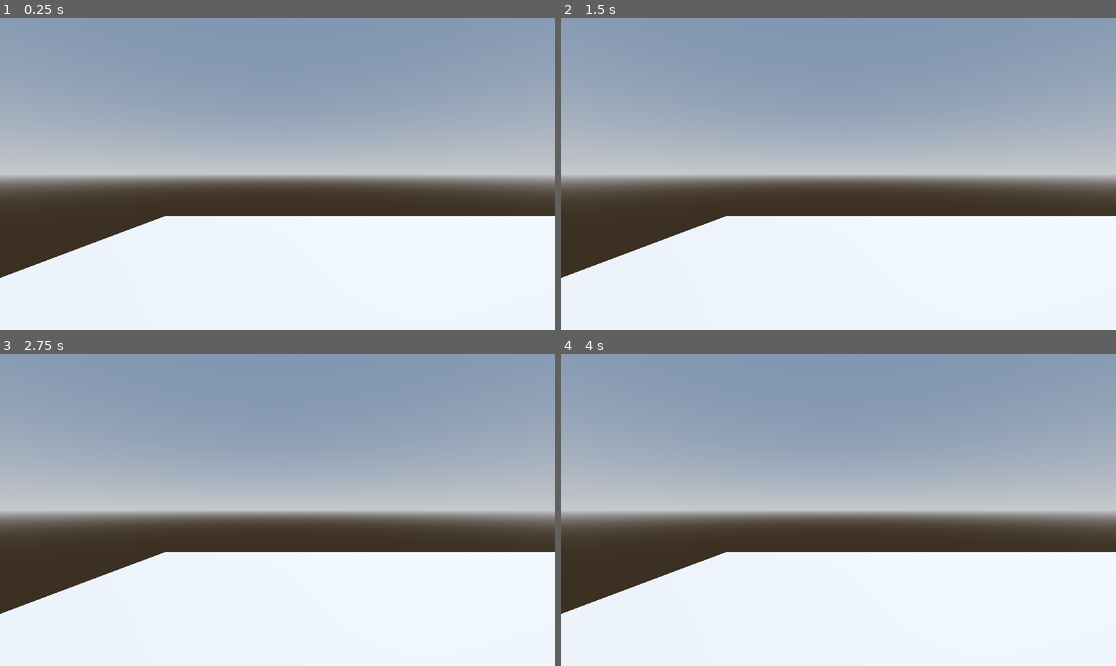
Above: before the commit, frames 1-4 (two rows, left to right).
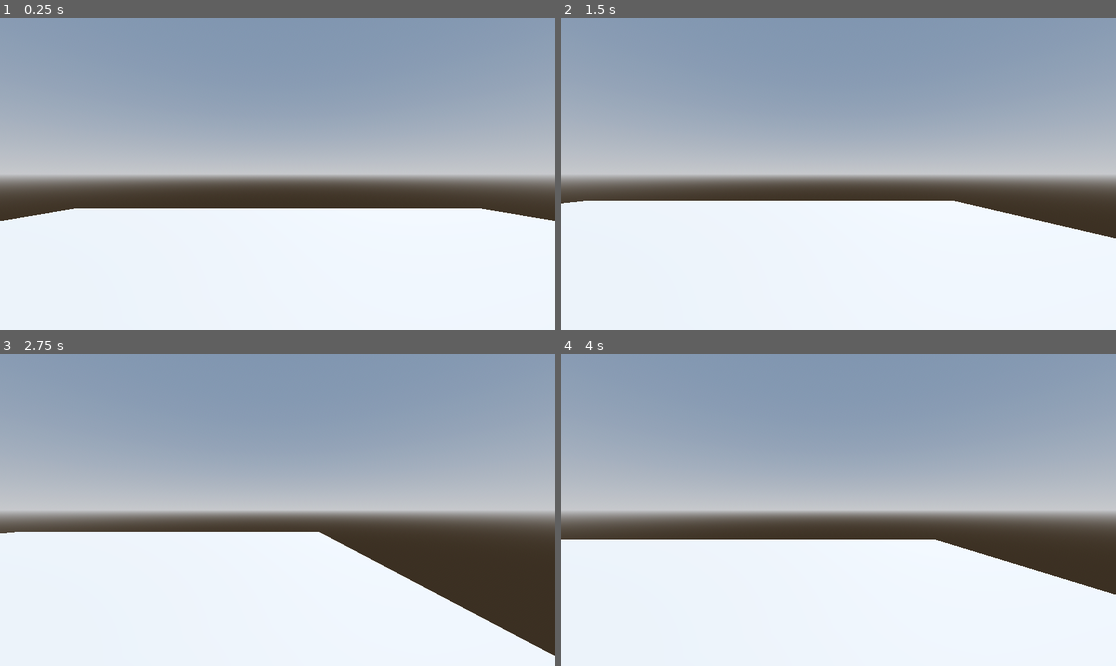
Above: after the commit, the same moments.

Repository: drokii/godot-funny-repo
Game: Godot game, scene res://node_3d.tscn
Same seed, same stepped clock (60 frames per second), same inputs: the game is played once before the commit and once after it.
Inputs:
- Up to frame 1 (0.25 s): no input
- Up to frame 2 (1.5 s): tap Enter (ui_accept) at 0.5, 0.6, 0.77, 1.07, 1.35 s; hold Right (ui_right) 0.53-1.28 s; hold Down (ui_down) from 1.28 s (still down)
- Up to frame 3 (2.75 s): tap Enter (ui_accept) at 1.52, 1.82, 2.1 s; release Down (ui_down) at 2.03 s; hold Right (ui_right) from 2.03 s (still down)
- Up to frame 4 (4 s): release Right (ui_right) at 2.78 s; hold Up (ui_up) 2.78-3.53 s; tap Enter (ui_accept) at 2.85, 3.02, 3.32, 3.6, 3.77 s; hold Left (ui_left) from 3.53 s (still down)

The runs differ from the first frame. In frame 1, 4.9% of the frame differs, in the area x 0-100%, y 61-84%; in frame 2, 7.3%; in frame 3, 13%, in the area x 0-100%, y 57-97%; in frame 4, 7.5%.

Commit message:
added base movement script

Diff:
--- /dev/null
+++ b/movement.gd
@@ -0,0 +1,28 @@
+extends CharacterBody3D
+
+
+const SPEED = 5.0
+const JUMP_VELOCITY = 4.5
+
+
+func _physics_process(delta: float) -> void:
+	# Add the gravity.
+	if not is_on_floor():
+		velocity += get_gravity() * delta
+
+	# Handle jump.
+	if Input.is_action_just_pressed("ui_accept") and is_on_floor():
+		velocity.y = JUMP_VELOCITY
+
+	# Get the input direction and handle the movement/deceleration.
+	# As good practice, you should replace UI actions with custom gameplay actions.
+	var input_dir := Input.get_vector("ui_left", "ui_right", "ui_up", "ui_down")
+	var direction := (transform.basis * Vector3(input_dir.x, 0, input_dir.y)).normalized()
+	if direction:
+		velocity.x = direction.x * SPEED
+		velocity.z = direction.z * SPEED
+	else:
+		velocity.x = move_toward(velocity.x, 0, SPEED)
+		velocity.z = move_toward(velocity.z, 0, SPEED)
+
+	move_and_slide()
--- a/node_3d.tscn
+++ b/node_3d.tscn
@@ -1,4 +1,6 @@
-[gd_scene load_steps=6 format=3 uid="uid://den7vbqy81sbr"]
+[gd_scene load_steps=7 format=3 uid="uid://den7vbqy81sbr"]
+
+[ext_resource type="Script" path="res://movement.gd" id="1_gn7mc"]
 
 [sub_resource type="ProceduralSkyMaterial" id="ProceduralSkyMaterial_vv0r6"]
 sky_horizon_color = Color(0.64625, 0.65575, 0.67075, 1)
@@ -28,20 +30,20 @@
 shadow_enabled = true
 
 [node name="CSGBox3D" type="CSGBox3D" parent="."]
-transform = Transform3D(1, 0, 0, 0, 1, 0, 0, 0, 1, 4.36743, 0, 0)
+use_collision = true
 size = Vector3(20, 0, 20)
 
-[node name="CharacterBody3D" type="CharacterBody3D" parent="."]
+[node name="Char" type="CharacterBody3D" parent="."]
 transform = Transform3D(1, 0, 0, 0, 1, 0, 0, 0, 1, -0.0198898, 1.50401, 0.00196671)
+script = ExtResource("1_gn7mc")
 
-[node name="MeshInstance3D" type="MeshInstance3D" parent="CharacterBody3D"]
+[node name="MeshInstance3D" type="MeshInstance3D" parent="Char"]
 mesh = SubResource("CapsuleMesh_6hd7g")
 
-[node name="CollisionShape3D" type="CollisionShape3D" parent="CharacterBody3D"]
+[node name="CollisionShape3D" type="CollisionShape3D" parent="Char"]
 shape = SubResource("ConvexPolygonShape3D_b1moo")
 
-[node name="Node3D" type="Node3D" parent="CharacterBody3D"]
-transform = Transform3D(1, 0, 0, 0, 1, 0, 0, 0, 1, -0.447373, 0.640971, 0.0714169)
+[node name="Hed" type="Node3D" parent="Char"]
+transform = Transform3D(1, 0, 0, 0, 1, 0, 0, 0, 1, -0.000333428, 0.480679, -0.00606537)
 
-[node name="Camera3D" type="Camera3D" parent="CharacterBody3D/Node3D"]
-transform = Transform3D(1, 0, 0, 0, 1, 0, 0, 0, 1, 0.433444, -0.0489538, 0)
+[node name="Camera3D" type="Camera3D" parent="Char/Hed"]
